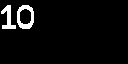
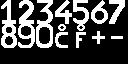
Two versions of the same layered image (128x64). Layer-by-layer changes:
hid "Current temperature Fusionnés" (1st of 2), painted on it over (1, 0, 125, 48)
renamed "Current temperature" to "Current temperature Fusionnés", showed it, painted on it over (1, 0, 125, 48)
